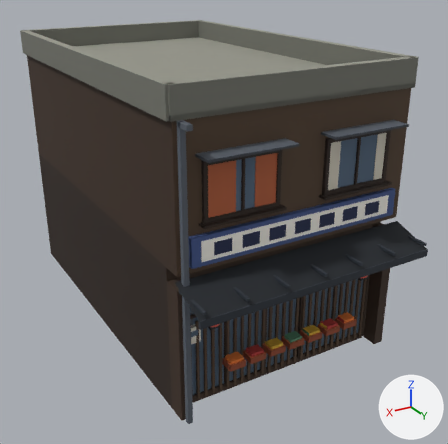
Two versions of the FBX model Assets/Art/Models/Buildings/Shop_D.fbx, one commit apart.
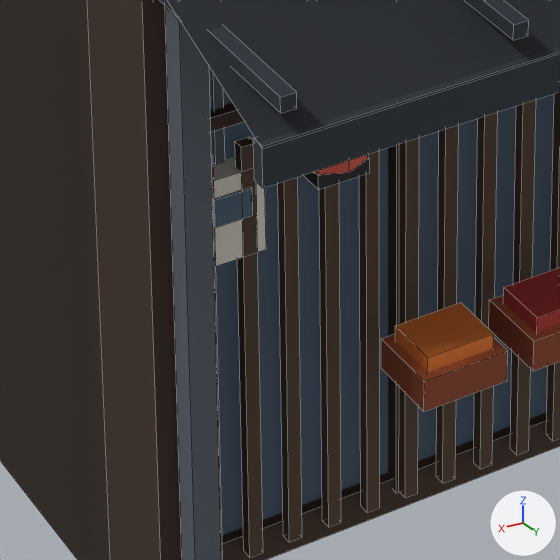
The first picture shows the older version from a camera (50 mm lens) standing at (7.17, 9.04, 8.69) and looking at (-0.3, -3.42, 2.46). The close-ups show the older and then the newer version on the part from 34% to 57% of the width and 66% to 90% of the height of that picture. Only the edits that show in the close-ups are written down. Lighting does not change. The marker at lower right points along +X, +Y and +Z. The close-ups show mesh edges as thin lines. Where no turn or scale is listed for an object, it has been applied to the vertices. Vertices at exactly the same position are counted once.

In view in the first close-up: 'BodyLow.003', 'Geya.002', 'Glass.008', 'GoodsCrates.003', 'GoodsProduce.003', 'LanternCaps.001', 'Lattice', 'LitGlassDim.003', 'Meters.008', 'Pilasters.003', 'Pipes.008', 'ShopFrame.001' and 1 more.
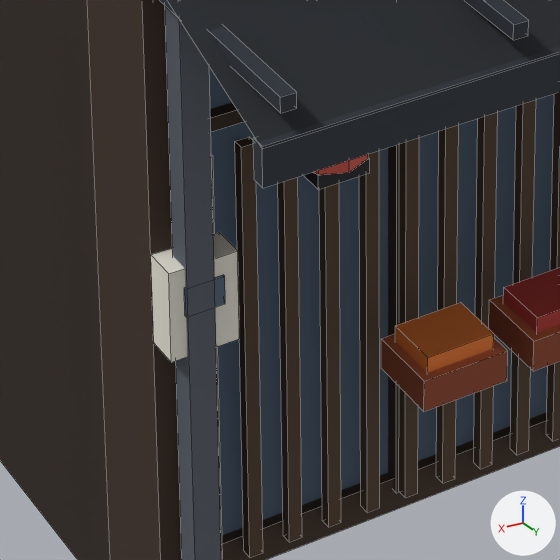
Boxes (x1, y1, x2, y2) around the edits, measured in the close-ups (560 x 560 px):
'Meters.008', moved: before (213, 157, 266, 266); after (151, 232, 240, 362)
'Glass.008', reshaped: before (214, 188, 253, 228); after (184, 275, 225, 317)

The change in detail:
me_glass_008 is used by ob_glass_008; location (0.0, 0.0, 0.0).
Verts and faces of me_glass_008; kept vertices keep their numbers, new ones are numbered from 24.
Before the commit, vertices of me_glass_008: 16 (2.33, -0.3, 1.69) at pixel (215, 227), 17 (2.33, -0.3, 1.81) at pixel (214, 200), 18 (2.33, -0.31, 1.69) at pixel (214, 226), 19 (2.33, -0.31, 1.81) at pixel (213, 199), 20 (2.17, -0.3, 1.69) at pixel (252, 215).
Before the commit, vertices of me_glass_008: 21 (2.17, -0.3, 1.81) at pixel (252, 188), 22 (2.17, -0.31, 1.69), 23 (2.17, -0.31, 1.81) at pixel (250, 186).
me_glass_008 had 24 vertices, 18 faces and spanned x -2.13..2.33, y -0.31..0.04, z 1.69..5.36.
me_glass_008 now has 40 vertices, 30 faces and spans x -2.78..2.79, y -4.46..0.15, z 1.69..5.36.
Part 2, on me_glass_008:
Vertices 16 to 23 move by (0.36, 0.45, 0.0).
Other edits to the shape of me_glass_008 do not show in these pictures.
me_meters_008 is used by ob_meters_008; location (0.0, 0.0, 0.0).
me_meters_008 had 8 vertices, 6 faces and spanned x 2.11..2.39, y -0.45..-0.31, z 1.51..1.89.
me_meters_008 now has 8 vertices, 6 faces and spans x 2.47..2.75, y 0.0..0.14, z 1.51..1.89.
me_meters_008 part 1: the whole mesh is moved by (0.36, 0.45, 0.0).
